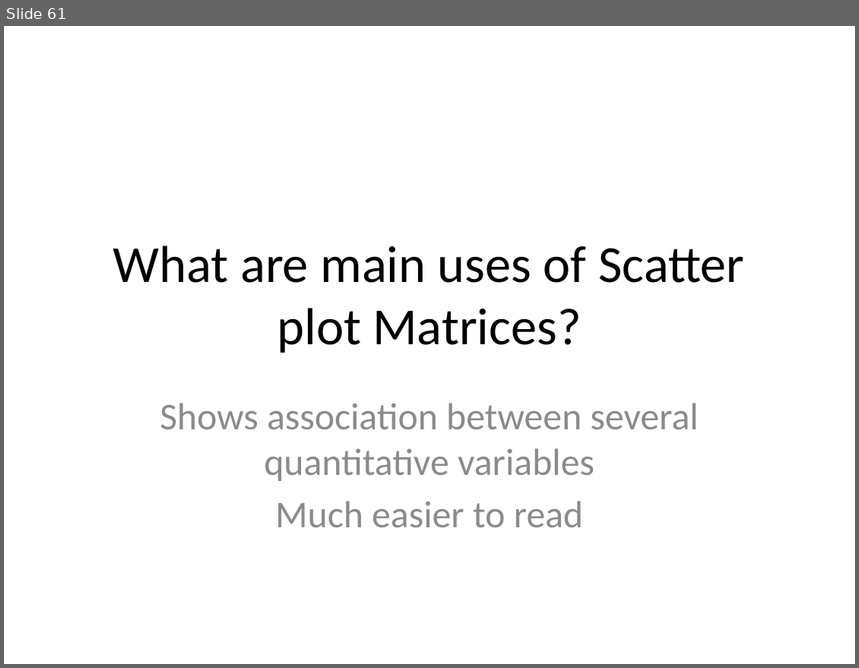
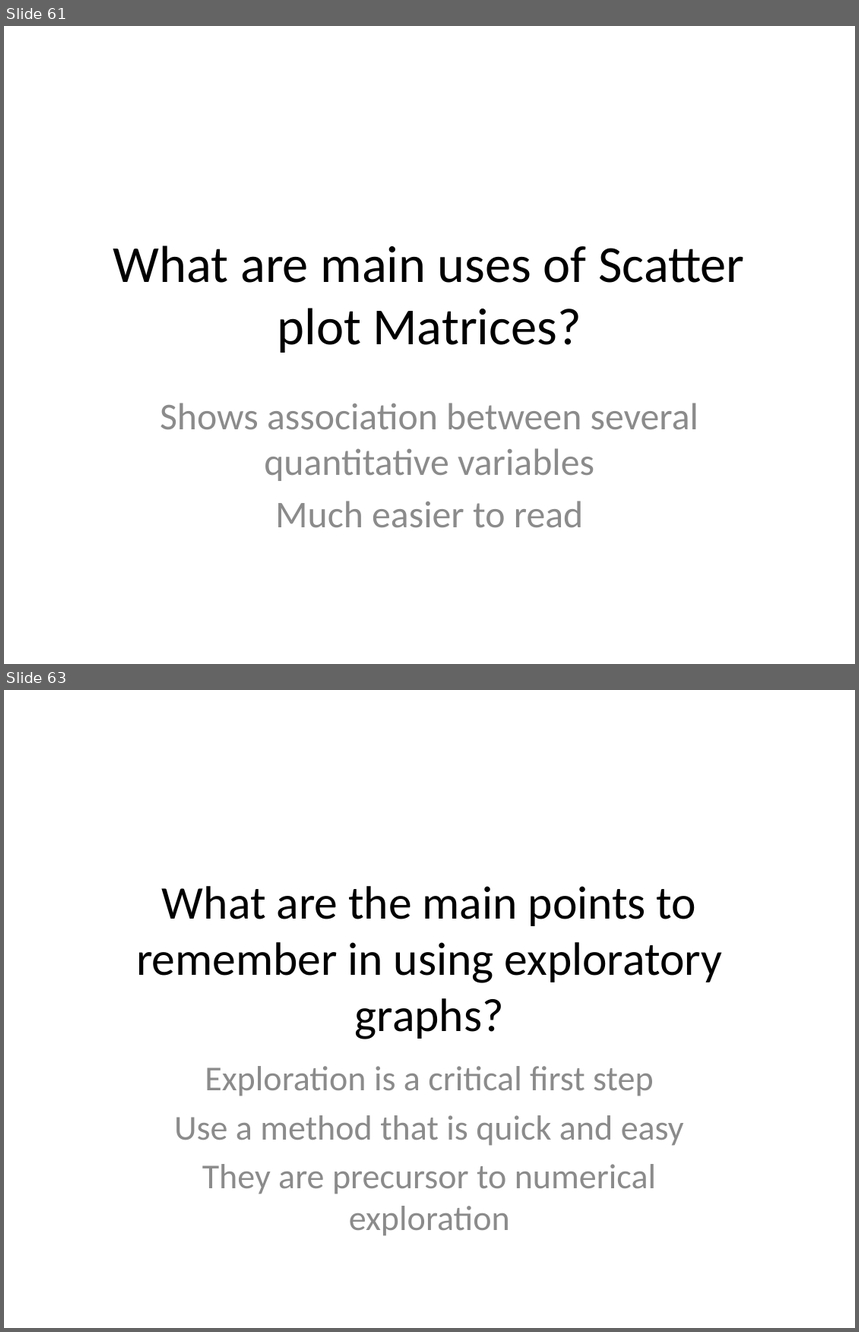
Before and after one commit to githubsebkun/Software-Interview-Questions, a slide deck: Data science.pptx. Shown one above the other, each under a label of ours: slide 61 before the commit, slides 61 and 63 after it; the slides between them are not shown. The pictures are 859x668 and 859x1332 pixels, drawn with LibreOffice and Linux fonts; fonts in the diff are those of the drawing. Boxes give left, top, right and bottom in pixels: in the first picture for what was removed or moved away, otherwise in the second. Text is boxed around its words. In the diff, an @@ line names an element or a change of style, - is before the commit and + after.

```diff
--- a/Data science.pptx
+++ b/Data science.pptx
@@ slide 63 added at <box>4,690,855,1328</box>, background #FFFFFF @@
@@ title added at <box>136,886,723,1040</box>, 39.6 pt, text #000000 @@
+What are the main points to remember in using exploratory graphs?
@@ subtitle added at <box>174,1066,684,1195</box>, 29.6 pt, text #8C8C8C @@
+Exploration is a critical first step
+Use a method that is quick and easy
+They are precursor to numerical exploration
```
Also in this commit, not shown: 1 slide changed, 16 other slides added, 8 other files.
